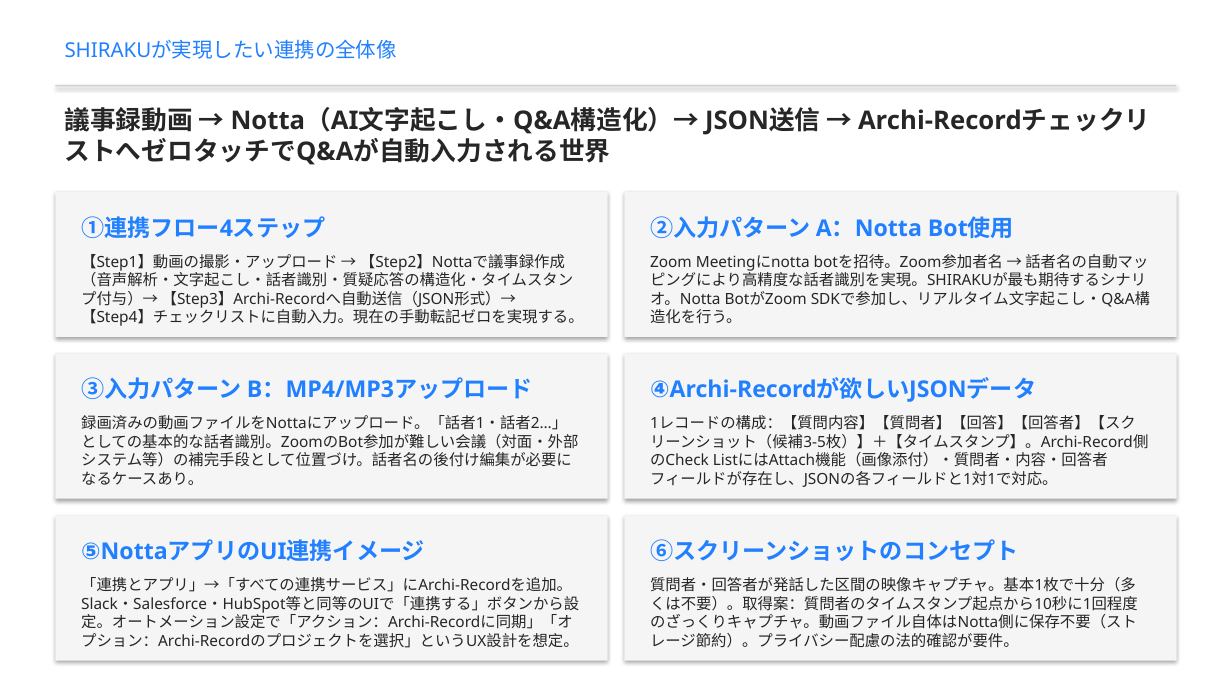
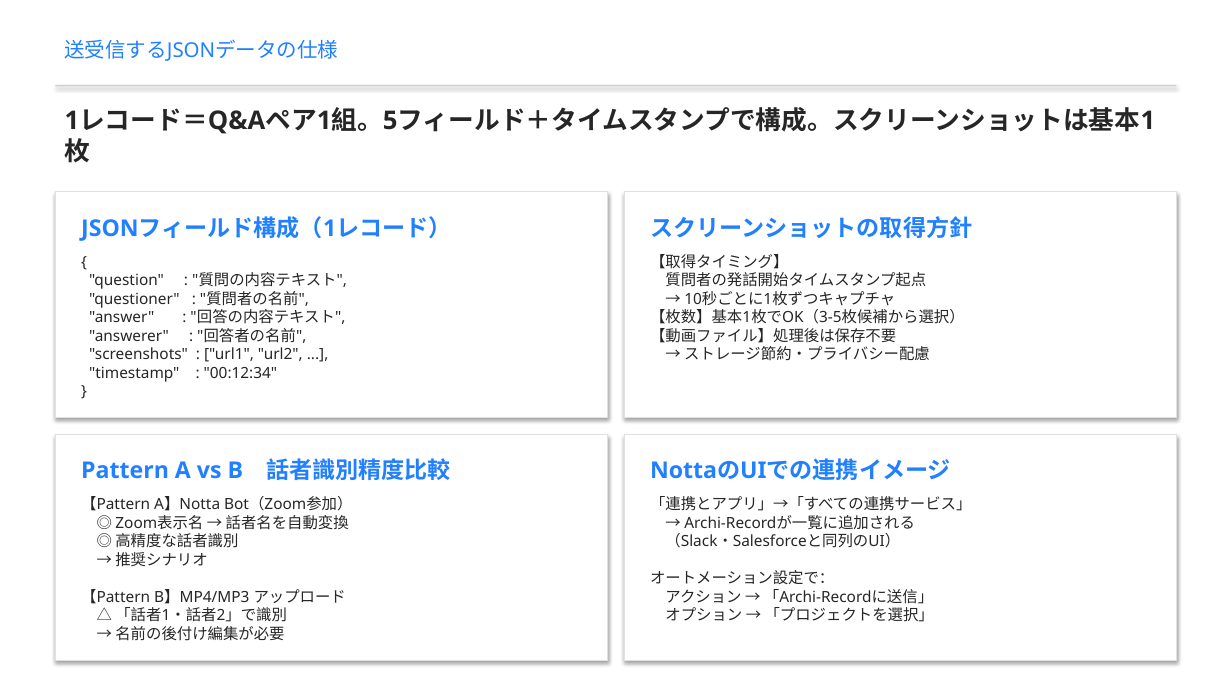
Before and after one commit to hideakikawano-beep/pptCreate, a slide deck: slide 3 of shiraku_notta_api_discussion_presentation.pptx (slide 2 before the commit). Drawn at 1232x693 pixels with LibreOffice and Linux fonts; fonts in the diff are those of the drawing. Boxes give left, top, right and bottom in pixels: in the first picture for what was removed or moved away, otherwise in the second. Text is boxed around its words. In the diff, an @@ line names an element or a change of style, - is before the commit and + after.

```diff
--- a/shiraku_notta_api_discussion_presentation.pptx
+++ b/shiraku_notta_api_discussion_presentation.pptx
@@ text at (x1=65, y1=39, x2=339, y2=61): text changed @@
-SHIRAKUが実現したい連携の全体像
+送受信するJSONデータの仕様
@@ text at (x1=65, y1=107, x2=1156, y2=134): text changed @@
-議事録動画 → Notta（AI文字起こし・Q&A構造化）→ JSON送信 → Archi-RecordチェックリストへゼロタッチでQ&Aが自動入力される世界
+1レコード＝Q&Aペア1組。5フィールド＋タイムスタンプで構成。スクリーンショットは基本1枚
@@ rectangle resized from (x1=55, y1=192, x2=607, y2=337) to (x1=55, y1=192, x2=607, y2=419) @@
@@ rectangle resized from (x1=624, y1=192, x2=1176, y2=337) to (x1=624, y1=192, x2=1176, y2=419) @@
@@ text at (x1=81, y1=216, x2=452, y2=241): text changed @@
-①連携フロー4ステップ
+JSONフィールド構成（1レコード）
@@ text at (x1=650, y1=216, x2=972, y2=238): text changed @@
-②入力パターン A：Notta Bot使用
+スクリーンショットの取得方針
@@ text at (x1=650, y1=254, x2=965, y2=360): text changed @@
-Zoom Meetingにnotta botを招待。Zoom参加者名 → 話者名の自動マッピングにより高精度な話者識別を実現。SHIRAKUが最も期待するシナリオ。Notta BotがZoom SDKで参加し、リアルタイム文字起こし・Q&A構造化を行う。
+【取得タイミング】
+質問者の発話開始タイムスタンプ起点
+→ 10秒ごとに1枚ずつキャプチャ
+【枚数】基本1枚でOK（3-5枚候補から選択）
+【動画ファイル】処理後は保存不要
+→ ストレージ節約・プライバシー配慮
@@ text at (x1=89, y1=272, x2=347, y2=382): text changed @@
-【Step1】動画の撮影・アップロード → 【Step2】Nottaで議事録作成（音声解析・文字起こし・話者識別・質疑応答の構造化・タイムスタンプ付与）→ 【Step3】Archi-Recordへ自動送信（JSON形式）→ 【Step4】チェックリストに自動入力。現在の手動転記ゼロを実現する。
+{
+"question" : "質問の内容テキスト",
+"questioner" : "質問者の名前",
+"answer" : "回答の内容テキスト",
+"answerer" : "回答者の名前",
+"screenshots" : ["url1", "url2", ...],
+"timestamp" : "00:12:34"
+}
@@ rectangle resized from (x1=55, y1=354, x2=607, y2=499) to (x1=55, y1=434, x2=607, y2=661) @@
@@ fill #F5F5F5 to #FFFFFF; outline none to #E0E0E0 0.75 pt in 4 elements at (x1=55, y1=192, x2=607, y2=419), (x1=624, y1=192, x2=1176, y2=419), (x1=55, y1=434, x2=607, y2=661), (x1=624, y1=434, x2=1176, y2=661) @@
@@ rectangle resized from (x1=624, y1=354, x2=1176, y2=499) to (x1=624, y1=434, x2=1176, y2=661) @@
@@ text at (x1=81, y1=458, x2=451, y2=480): text changed @@
-③入力パターン B：MP4/MP3アップロード
+Pattern A vs B 話者識別精度比較
@@ text at (x1=650, y1=458, x2=951, y2=480): text changed @@
-④Archi-Recordが欲しいJSONデータ
+NottaのUIでの連携イメージ
@@ text at (x1=81, y1=496, x2=352, y2=641): text changed @@
-録画済みの動画ファイルをNottaにアップロード。「話者1・話者2…」としての基本的な話者識別。ZoomのBot参加が難しい会議（対面・外部システム等）の補完手段として位置づけ。話者名の後付け編集が必要になるケースあり。
+【Pattern A】Notta Bot（Zoom参加）
+◎ Zoom表示名 → 話者名を自動変換
+◎ 高精度な話者識別
+→ 推奨シナリオ
+【Pattern B】MP4/MP3 アップロード
+△ 「話者1・話者2」で識別
+→ 名前の後付け編集が必要
@@ text at (x1=650, y1=496, x2=971, y2=622): text changed @@
-1レコードの構成：【質問内容】【質問者】【回答】【回答者】【スクリーンショット（候補3-5枚）】＋【タイムスタンプ】。Archi-Record側のCheck ListにはAttach機能（画像添付）・質問者・内容・回答者フィールドが存在し、JSONの各フィールドと1対1で対応。
+「連携とアプリ」→「すべての連携サービス」
+→ Archi-Recordが一覧に追加される
+（Slack・Salesforceと同列のUI）
+オートメーション設定で：
+アクション → 「Archi-Recordに送信」
+オプション → 「プロジェクトを選択」
@@ rectangle removed at (x1=55, y1=516, x2=607, y2=661) @@
@@ text removed at (x1=72, y1=532, x2=592, y2=567) @@
-⑤NottaアプリのUI連携イメージ
@@ rectangle removed at (x1=624, y1=516, x2=1176, y2=661) @@
@@ text removed at (x1=650, y1=539, x2=1019, y2=561) @@
-⑥スクリーンショットのコンセプト
@@ text removed at (x1=81, y1=577, x2=579, y2=648) @@
-「連携とアプリ」→「すべての連携サービス」にArchi-Recordを追加。Slack・Salesforce・HubSpot等と同等のUIで「連携する」ボタンから設定。オートメーション設定で「アクション：Archi-Recordに同期」「オプション：Archi-Recordのプロジェクトを選択」というUX設計を想定。
@@ text removed at (x1=650, y1=577, x2=1138, y2=648) @@
-質問者・回答者が発話した区間の映像キャプチャ。基本1枚で十分（多くは不要）。取得案：質問者のタイムスタンプ起点から10秒に1回程度のざっくりキャプチャ。動画ファイル自体はNotta側に保存不要（ストレージ節約）。プライバシー配慮の法的確認が要件。
```
Also in this commit, not shown: 3 other slides changed, 1 slide added, 1 other file.
